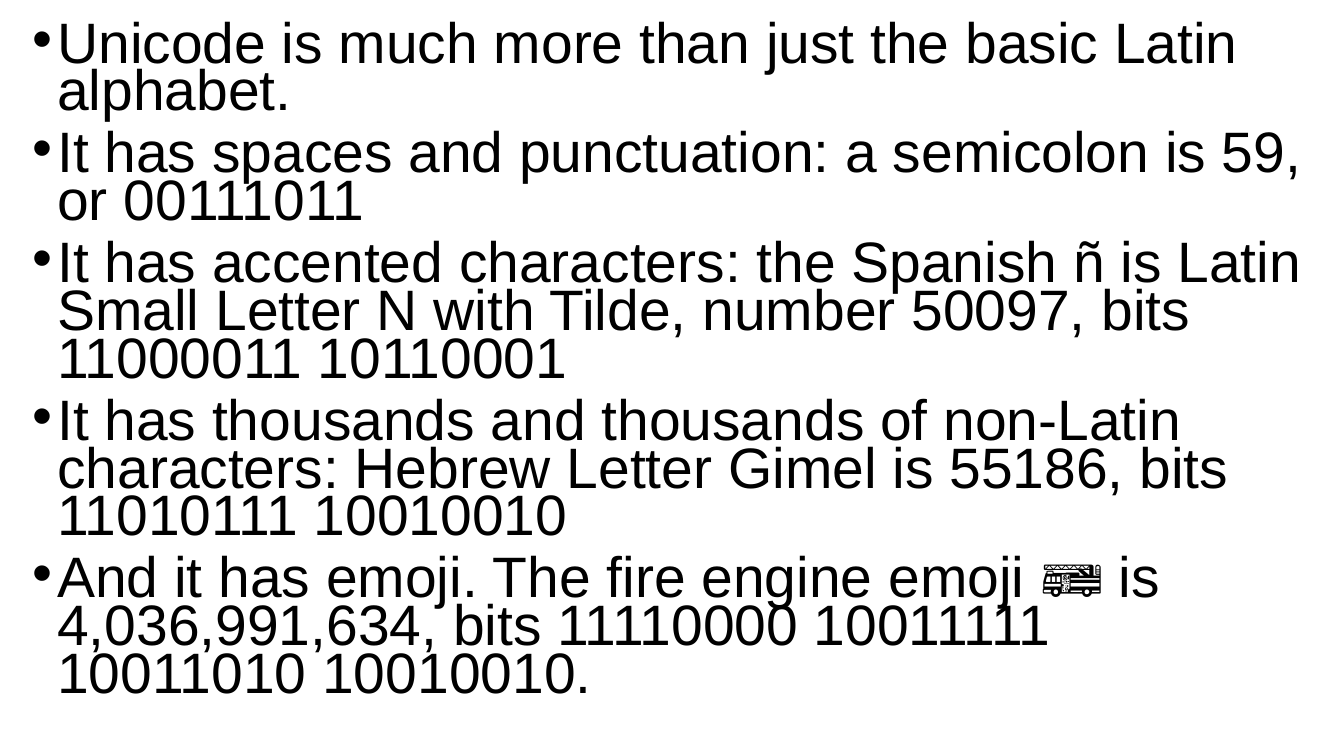
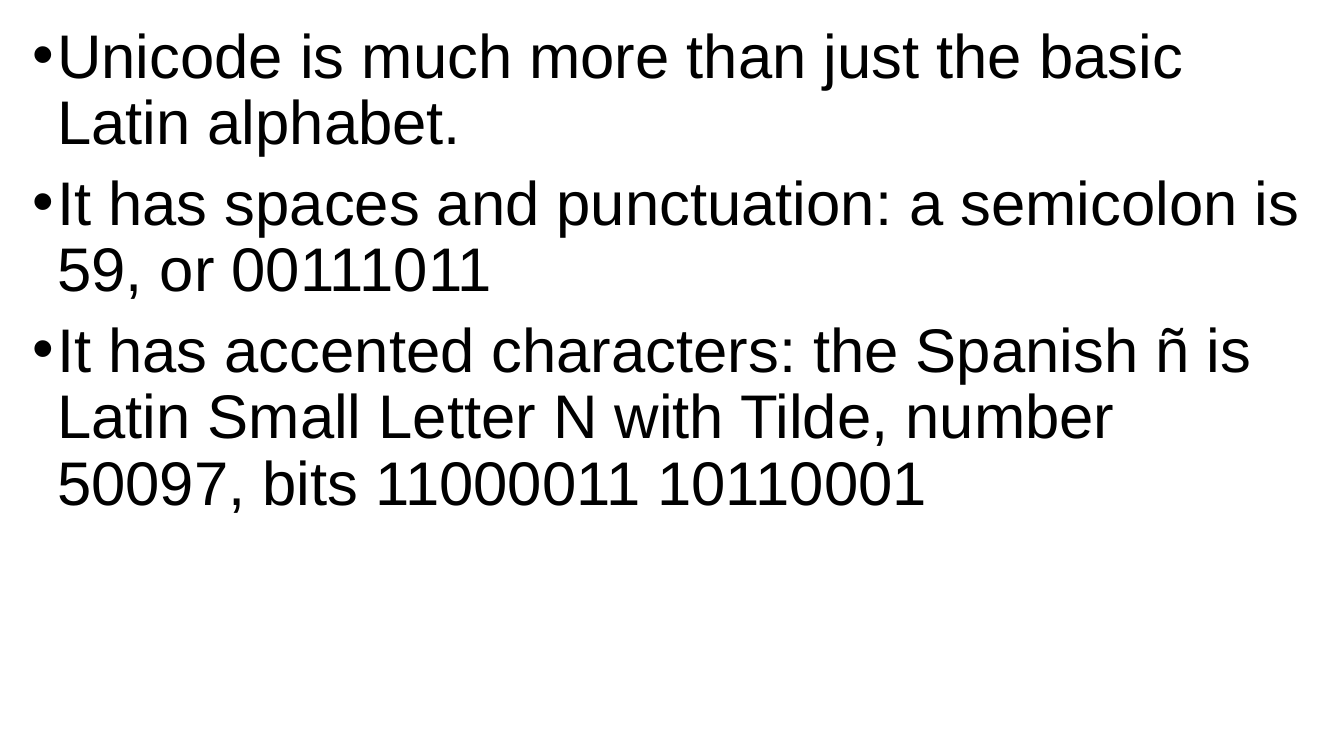
Before and after one commit to grimmelm/ctech404, a slide deck: slide 53 of ctech401/CTECH401_Combined-Slides.pptx (slide 52 before the commit). Drawn at 1344x756 pixels with LibreOffice and Linux fonts; fonts in the diff are those of the drawing. Boxes give left, top, right and bottom in pixels: in the first picture for what was removed or moved away, otherwise in the second. Text is boxed around its words. In the diff, an @@ line names an element or a change of style, - is before the commit and + after.

```diff
--- a/ctech401/CTECH401_Combined-Slides.pptx
+++ b/ctech401/CTECH401_Combined-Slides.pptx
@@ text "Unicode is much more than ..." at (x1=57, y1=33, x2=1299, y2=513): size 40.7 to 44 pt; line spacing 0.7 to 0.9 @@
@@ text at (x1=57, y1=398, x2=1228, y2=694): paragraphs removed @@
-• It has thousands and thousands of non-Latin characters: Hebrew Letter Gimel is 55186, bits 11010111 10010010
-• And it has emoji. The fire engine emoji 🚒 is 4,036,991,634, bits 11110000 10011111 10011010 10010010.
```
Also in this commit, not shown: 16 other slides changed, 4 slides added, 1 other file.
